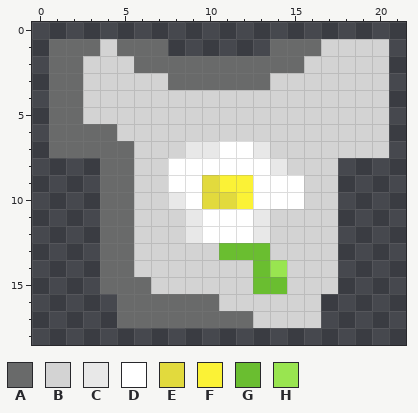
Edited in one commit: pixel-art file (AspriteAssets/Shirt Daisy.aseprite). The picture above was drawn from the file before the commit.
22x19 pixels, 1 frame.
Palette (. is transparent): A #696a6a  B #d3d3d3  C #e8e8e8  D #ffffff  E #e2da3d  F #fbf236  G #6abe30  H #99e550
Pixels before, first column x 1:
 1 AAABAAA......AAABBBB
 2 AABBBAAAAAAAAAABBBBB
 3 AABBBBBAAAAAABBBBBBB
 4 AABBBBBBBBBBBBBBBBBB
 5 AABBBBBBBBBBBBBBBBBB
 6 AAAABBBBBBBBBBBBBBBB
 7 AAAAABBBCCDDCBBBBBBB
 8 ...AABBDDDDDDCBBB...
 9 ...AABBDDEFFDDDBB...
10 ...AABBCDEEFDDDBB...
11 ...AABBBCDDDCBBBB...
12 ...AABBBCDDDCBBBB...
13 ...AABBBBBGGGBBBB...
14 ...AABBBBBBBGHBBB...
15 ...AAABBBBBBGGBBB...
16 ....AAAAAABBBBBB....
17 ....AAAAAAAABBBB....
And afterwards:
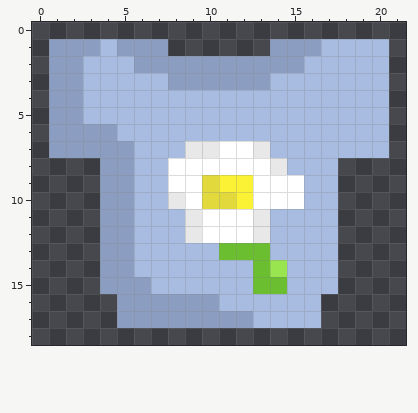
What changed:
Colour A changes from #696a6a to #8b9ec1.
Colour B changes from #d3d3d3 to #a7bce0.
